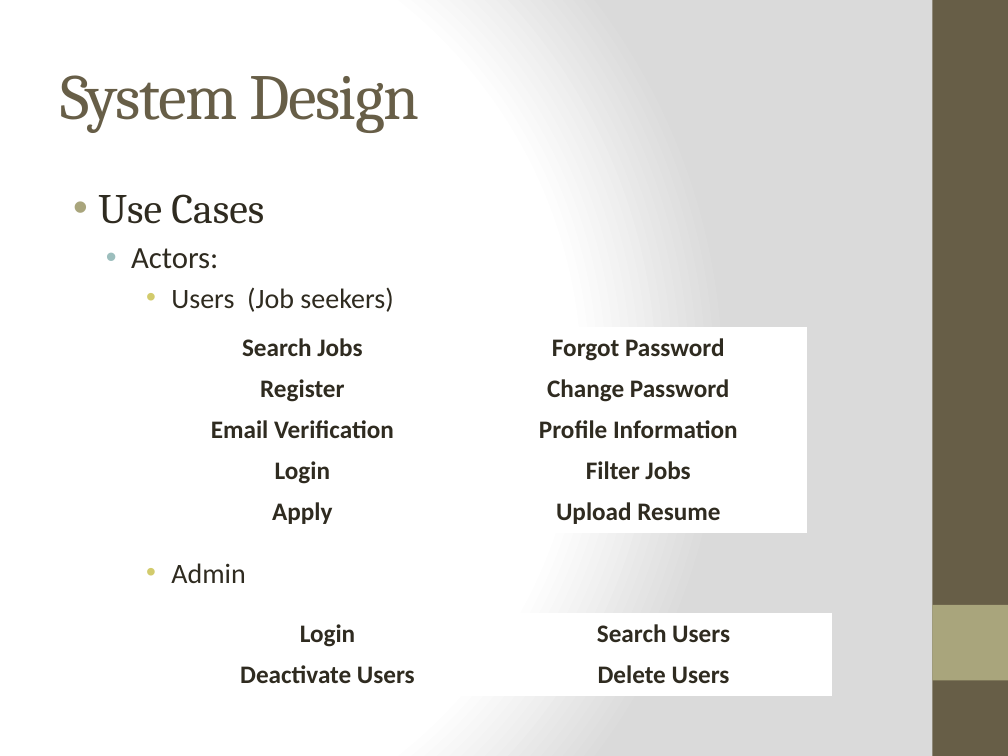
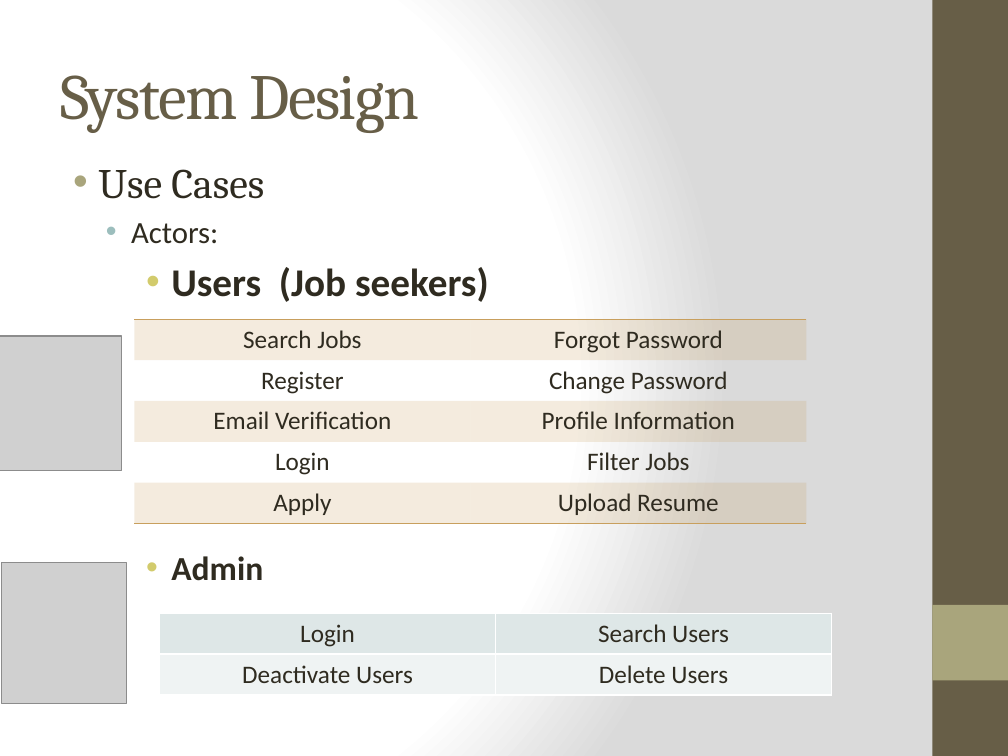
Before and after one commit to WesleyTrescott/MVC-Capstone, a slide deck: slide 19 of Design Specification/Design Specification.pptx (slide 17 before the commit). Drawn at 1008x756 pixels with LibreOffice and Linux fonts; fonts in the diff are those of the drawing; grey boxes stand for pictures. Boxes give left, top, right and bottom in pixels: in the first picture for what was removed or moved away, otherwise in the second. Text is boxed around its words. In the diff, an @@ line names an element or a change of style, - is before the commit and + after.

Commit message:
Final draft design spec

```diff
--- a/Design Specification/Design Specification.pptx
+++ b/Design Specification/Design Specification.pptx
@@ text "Use Cases": place and size @@
-text "Use Cases" at (98, 194, 393, 583)
+text "Use Cases" at (98, 169, 489, 581)
@@ text at (171, 267, 489, 581): size 20 to 28 pt in "Users (Job seekers)"; bold on in "Users (Job seekers)", "Admin"; size 20 to 24 pt in "Admin"; more space between paragraphs @@
@@ table at (134, 320, 805, 524) @@
@@ fill #FFFFFF to #C89F5D at 20% opacity in 6 cells @@
@@ fill #FFFFFF to none in 4 cells @@
@@ bold off @@
@@ borders changed @@
@@ table: place and size @@
-table at (134, 328, 805, 532)
+table at (134, 320, 805, 524)
@@ picture added at (0, 336, 121, 470) @@
@@ picture added at (2, 562, 127, 704) @@
@@ table at (159, 613, 831, 695) @@
@@ fill #FFFFFF to #DEE8E8 in row 1 @@
@@ fill #FFFFFF to #EFF4F4 in row 2 @@
@@ bold off @@
@@ borders changed @@
```
Also in this commit, not shown: 18 other slides changed, 9 slides added, 3 other files.
